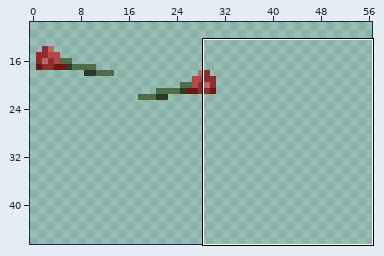
A sprite sheet gets an edit: Lunatic_Nautilus/Graphics/Characters/moarobjectsx2.png. Above: a wide view before the commit, with the close-up outlined.
Close-up. Before the commit:
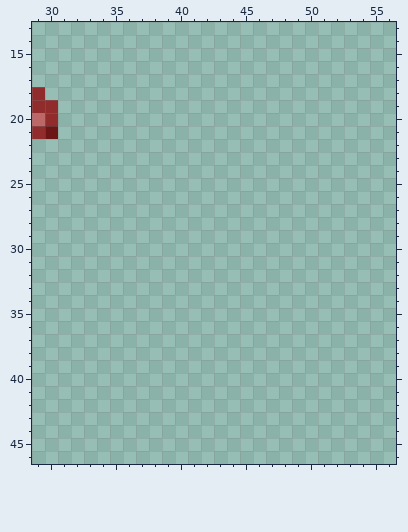
The file is 128x208 pixels, drawn in blocks of 2x2; one block is one cell here. Shown: x 29..56, y 13..46. The wide view leaves out empty margins.
And afterwards:
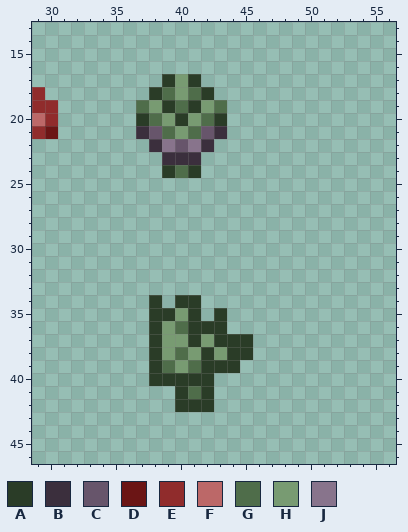
Palette (. is transparent): A #2a3c27  B #3b2f3d  C #67556b  D #6b1515  E #902c2c  F #bc6868  G #4f6d4a  H #789b72  J #88748c
Change:
y 17: x 39..41 ... -> AHA
y 18: x 38..42 ..... -> AGHGA
y 19: x 37..43 ....... -> GHAGAHG
y 20: x 37..43 ....... -> AGHAHGA
y 21: x 37..43 ....... -> BCGHGCB
y 22: x 38..42 ..... -> BJCJB
y 23: x 39..41 ... -> BBB
y 24: x 39..41 ... -> AGA
y 34: x 38 . -> A; x 40..41 .. -> AA
y 35: x 38..41 .... -> AAHA; x 43 . -> A
y 36: x 38..43 ...... -> AHGAAA
y 37: x 38..45 ........ -> AHHAHAAA
y 38: x 38..45 ........ -> AHGHAHAA
y 39: x 38..44 ....... -> AGHGAAA
y 40: x 38..42 ..... -> AAAAA
y 41: x 40..42 ... -> AGA
y 42: x 40..42 ... -> AAA
Where, in picture pixels (left, top, right, bottom), the same in both close-ups:
added: (136, 74, 227, 178)
added: (149, 295, 253, 412)
